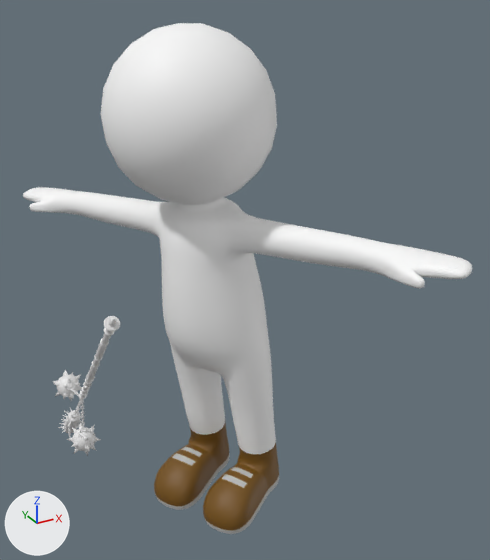
A saved change to the FBX model Assets/Prefabs/Flail Attack.fbx.
The view is the same before and after, from a 50 mm lens placed at (-0.567, -1.133, 0.993), pointed at (0.091, 0.063, 0.394). Arrows for +X, +Y and +Z are at lower left; the lights stay in place.

Names of what the first picture shows: 'Cylinder', 'Killer_Base'.
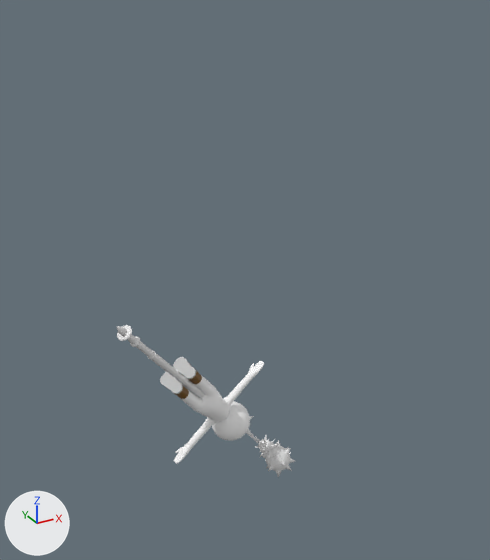
The change, as a list of edits to the scene's bpy script:
```text
Change ob_cylinder:
    ob_cylinder.location: (-0.225, 0.175, 0.217) -> (-0.08, 0.028, 0.21)
    ob_cylinder.rotation_euler: (-2.385, -0.0159, -0.00857) -> (-2.918, -0.679, 0.077)  # degrees (-137, -0.9, -0.5) -> degrees (-167, -39, 4.4)
Change ob_killer_base:
    ob_killer_base.location: (0.034, 0.007, -0.06) -> (-0.08, 0.028, 0.21)
    ob_killer_base.rotation_euler: (-0.0969, 0.0445, 2.038) -> (-0.205, 2.481, 0.0759)  # degrees (-5.6, 2.5, 117) -> degrees (-12, 142, 4.3)
    ob_killer_base.scale: (0.0254, 0.0254, 0.0254) -> (0.00762, 0.00762, 0.00762)
```

Location of each change, (x1, y1, x2, y2) in pixels of the pictures (490 x 560 px):
'Killer_Base', moved, turned, rescaled: before (23, 23, 472, 534); after (160, 357, 264, 463)
'Cylinder', moved, turned: before (53, 316, 120, 456); after (117, 325, 296, 477)
